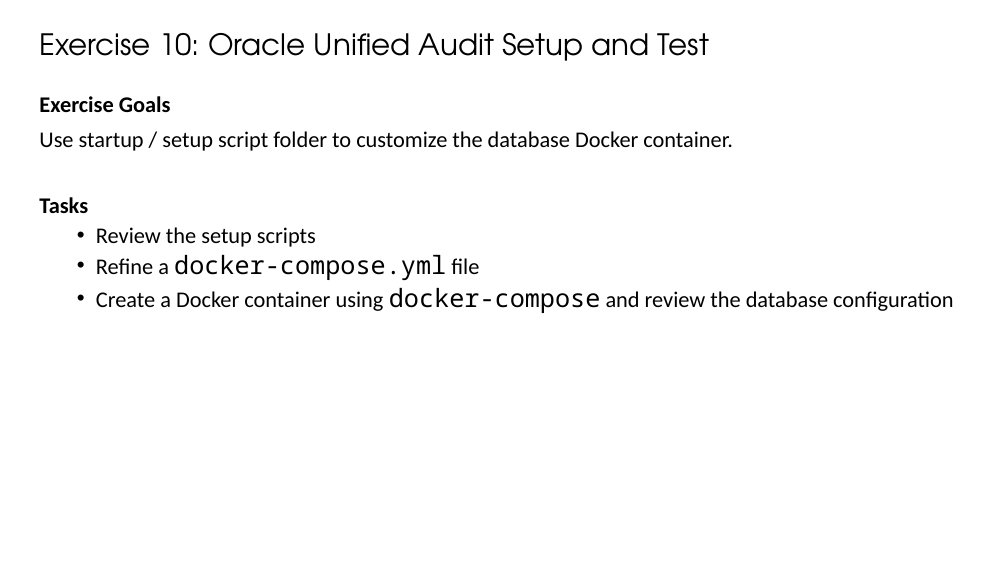
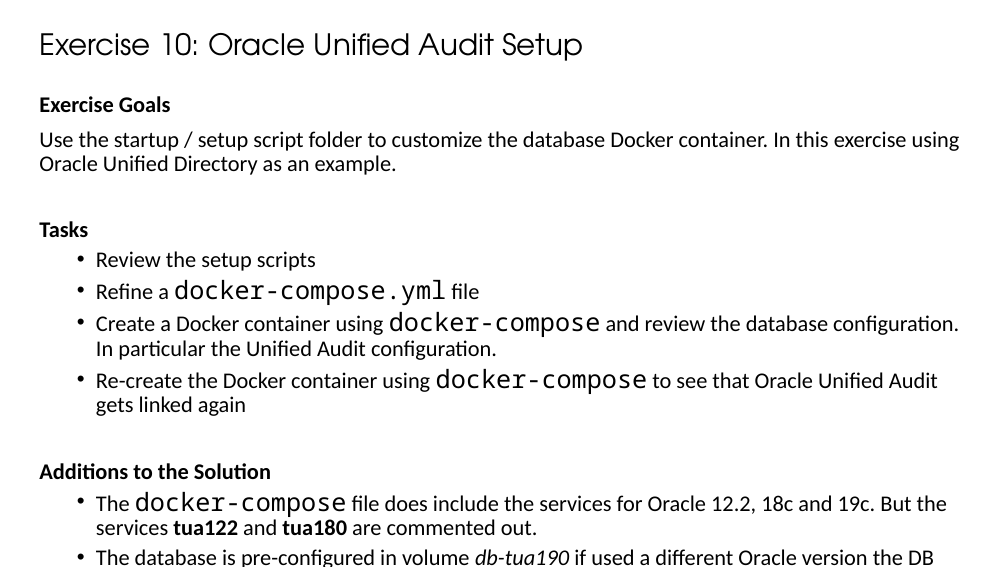
Before and after one commit to oehrlis/o-db-docker, a slide deck: slide 11 of doc/O-DB-DOCKER_Workshop_Exercise.pptx. Drawn at 1008x567 pixels with LibreOffice and Linux fonts; fonts in the diff are those of the drawing; background and template pictures are left out. Boxes give left, top, right and bottom in pixels: in the first picture for what was removed or moved away, otherwise in the second. Text is boxed around its words. In the diff, an @@ line names an element or a change of style, - is before the commit and + after.

```diff
--- a/doc/O-DB-DOCKER_Workshop_Exercise.pptx
+++ b/doc/O-DB-DOCKER_Workshop_Exercise.pptx
@@ title at bbox=[39, 33, 583, 61]: text changed @@
-Exercise 10: Oracle Unified Audit Setup and Test
+Exercise 10: Oracle Unified Audit Setup
@@ text at bbox=[39, 131, 960, 175]: text changed @@
-Use startup / setup script folder to customize the database Docker container.
+Use the startup / setup script folder to customize the database Docker container. In this exercise using Oracle Unified Directory as an example.
@@ text at bbox=[39, 312, 959, 567]: text changed @@
-  • Create a Docker container using docker-compose and review the database configuration
+  • Create a Docker container using docker-compose and review the database configuration. In particular the Unified Audit configuration.
+  • Re-create the Docker container using docker-compose to see that Oracle Unified Audit gets linked again
+Additions to the Solution
+  • The docker-compose file does include the services for Oracle 12.2, 18c and 19c. But the services tua122 and tua180 are commented out.
+  • The database is pre-configured in volume db-tua190 if used a different Oracle version the DB may have to be created.
```
Also in this commit, not shown: 5 other slides changed, 13 other files.
